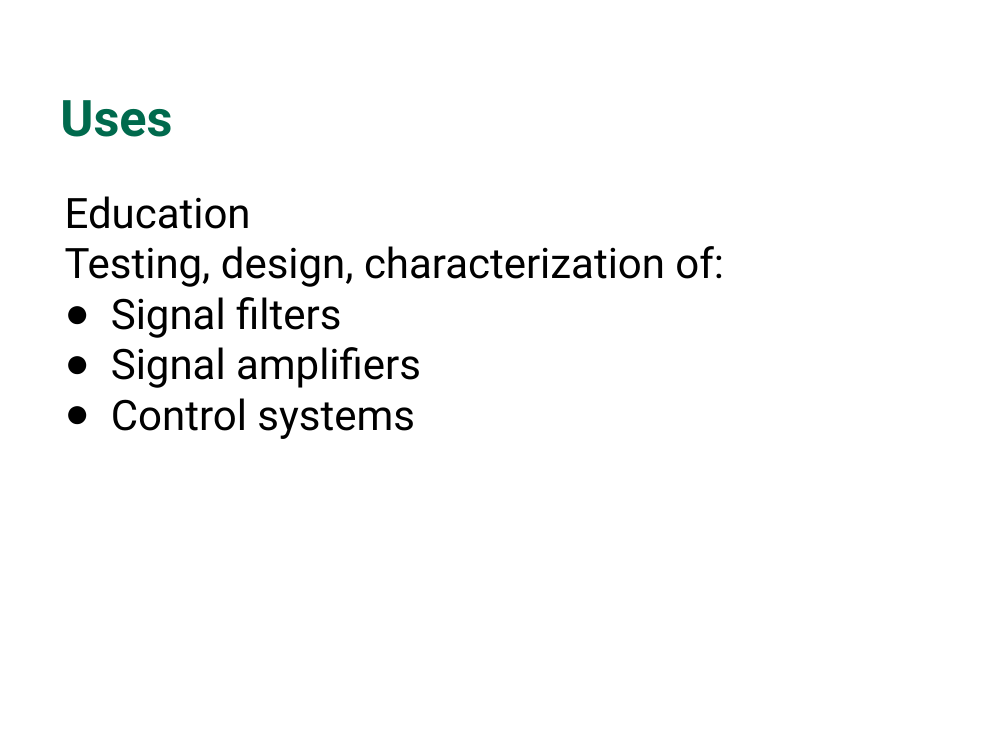
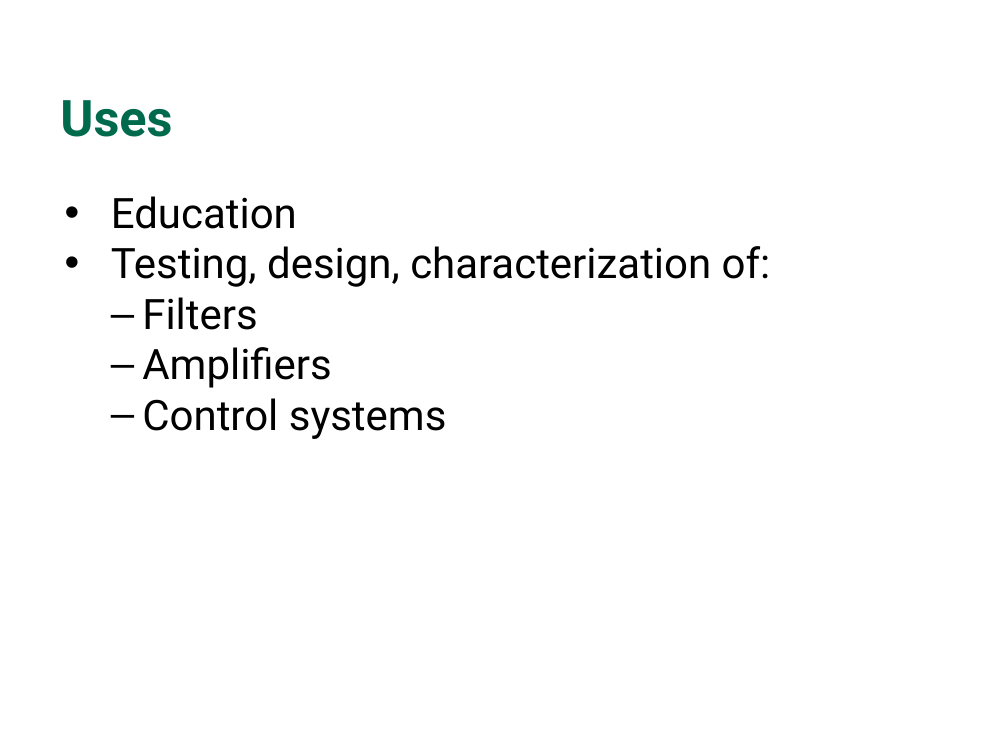
Before and after one commit to WCP52/docs, a slide deck: slide 5 of official/pres/Presentation.odp. Drawn at 1008x756 pixels with LibreOffice and Linux fonts; fonts in the diff are those of the drawing; background and template pictures are left out. Boxes give left, top, right and bottom in pixels: in the first picture for what was removed or moved away, otherwise in the second. Text is boxed around its words. In the diff, an @@ line names an element or a change of style, - is before the commit and + after.

```diff
--- a/official/pres/Presentation.odp
+++ b/official/pres/Presentation.odp
@@ text at (111, 196, 771, 439): bullet none to •; bullet ● to –; list level 1 to 2 in "Control systems" @@
@@ text at (142, 297, 331, 388): text changed @@
-● Signal filters
-● Signal amplifiers
+  – Filters
+  – Amplifiers
```
Also in this commit, not shown: 6 other slides changed.
